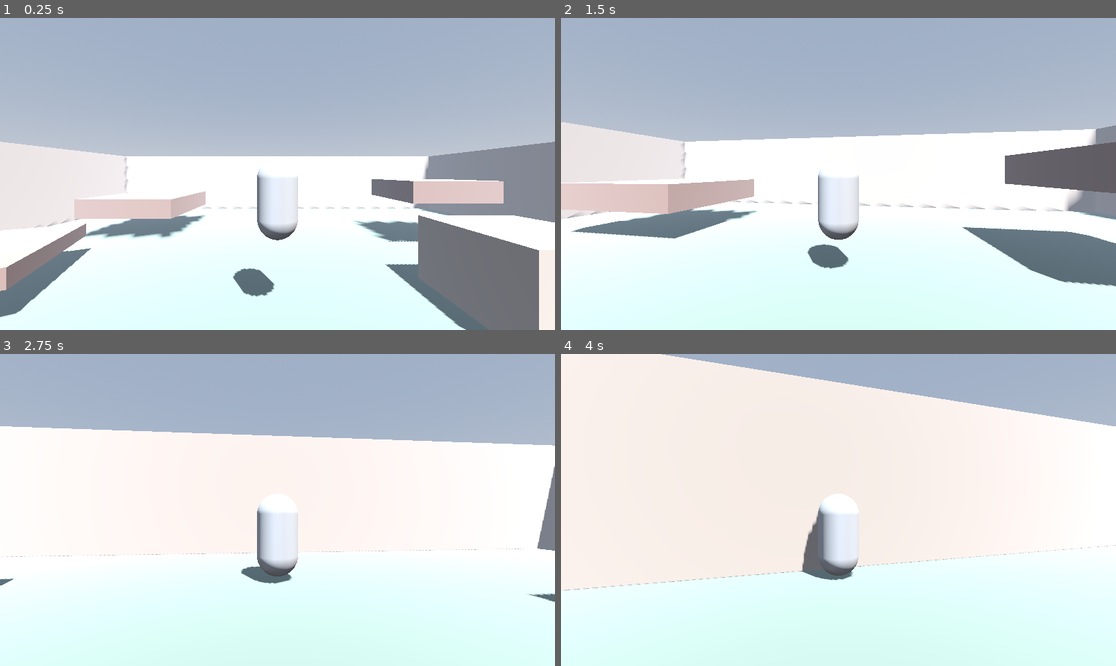
Above: before the commit, frames 1-4 (two rows, left to right).
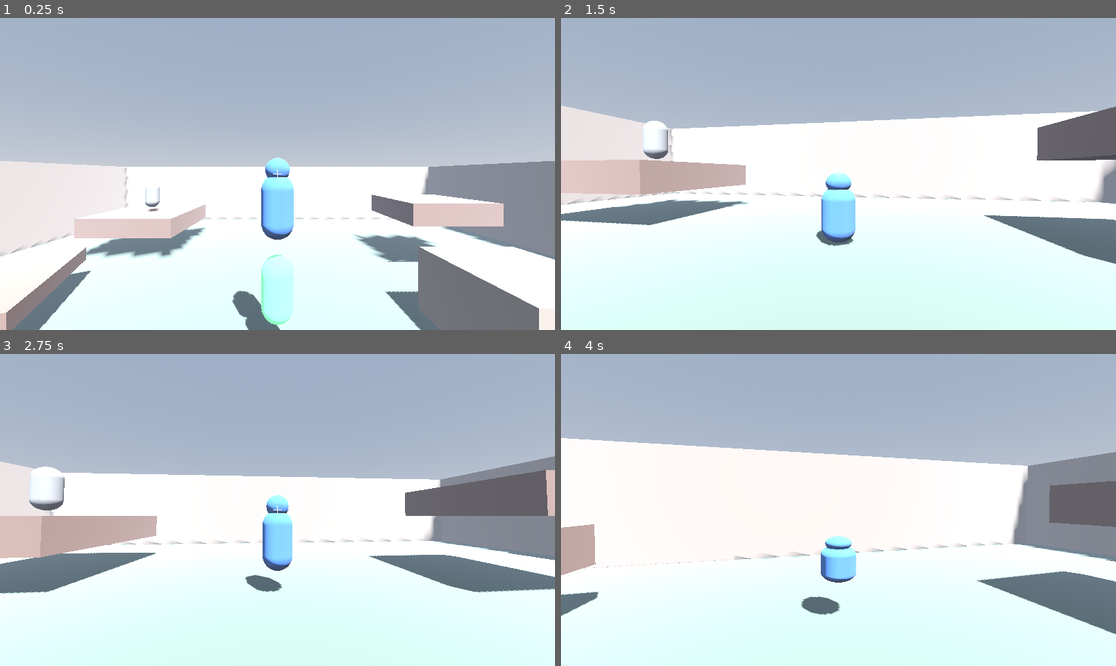
Above: after the commit, the same moments.

Repository: Texnobola/Drakonis-game
Game: Godot game, scene res://main.tscn
Same seed, same stepped clock (60 frames per second), same inputs: the game is played once before the commit and once after it.
Inputs (mouse positions are in pixels of both pictures, inside the frame that each line leads up to):
- Up to frame 1 (0.25 s): no input
- Up to frame 2 (1.5 s): tap Enter (ui_accept) at 0.5, 0.77, 1.07 s; move the mouse to (866, 174) at 0.52 s; hold Ctrl (crouch, bound only after the commit) 0.53-1.28 s; hold Up (ui_up) from 0.53 s (still down); tap E (air_dash, bound only after the commit) at 0.6 s; move the mouse to (810, 174) at 1.27 s; tap Ctrl (crouch, bound only after the commit) at 1.35 s
- Up to frame 3 (2.75 s): keep holding Up (ui_up); tap Enter (ui_accept) at 1.52, 1.82, 2.3 s; tap Shift (sprint, bound only after the commit) at 1.55 s; move the mouse to (288, 503) at 2.02 s; hold Shift (sprint, bound only after the commit) from 2.03 s (still down)
- Up to frame 4 (4 s): keep holding Up (ui_up); move the mouse to (832, 516) at 2.77 s; release Shift (sprint, bound only after the commit) at 2.78 s; tap Enter (ui_accept) at 2.85, 3.02, 3.32, 3.77 s; tap E (air_dash, bound only after the commit) at 3.05, 3.6 s; move the mouse to (877, 513) at 3.52 s; hold Ctrl (crouch, bound only after the commit) from 3.53 s (still down)

The runs differ from the first frame. In frame 1, 24% of the frame differs, in the area x 0-100%, y 39-100%; in frame 2, 20%; in frame 3, 28%; in frame 4, 34%, in the area x 0-100%, y 0-90%.

Commit message:
features added

Diff:
--- /dev/null
+++ b/checkpoint.gd
@@ -0,0 +1,30 @@
+extends Area3D
+
+@export var checkpoint_id: int = 0
+@onready var mesh = $MeshInstance3D
+@onready var particles = $GPUParticles3D
+
+var is_activated = false
+
+func _ready():
+	body_entered.connect(_on_body_entered)
+	if mesh and mesh.get_surface_override_material(0):
+		mesh.get_surface_override_material(0).albedo_color = Color(0.5, 0.5, 0.5)
+
+func _on_body_entered(body):
+	if body.is_in_group("player") and not is_activated:
+		activate()
+		CheckpointManager.set_checkpoint(global_position, checkpoint_id)
+
+func activate():
+	is_activated = true
+	if mesh:
+		var material = StandardMaterial3D.new()
+		material.albedo_color = Color(0.2, 1.0, 0.3)
+		material.emission_enabled = true
+		material.emission = Color(0.2, 1.0, 0.3)
+		material.emission_energy_multiplier = 2.0
+		mesh.set_surface_override_material(0, material)
+
+	if particles:
+		particles.emitting = true
--- /dev/null
+++ b/checkpoint_manager.gd
@@ -0,0 +1,18 @@
+extends Node
+
+var current_checkpoint_position: Vector3 = Vector3(0, 3, 0)
+var current_checkpoint_id: int = -1
+
+func set_checkpoint(position: Vector3, id: int):
+	current_checkpoint_position = position
+	current_checkpoint_id = id
+	print("Checkpoint activated at: ", position)
+
+func get_checkpoint_position() -> Vector3:
+	return current_checkpoint_position
+
+func respawn_player(player: CharacterBody3D):
+	if player:
+		player.global_position = current_checkpoint_position
+		player.velocity = Vector3.ZERO
+		print("Player respawned at checkpoint")
--- /dev/null
+++ b/footstep_audio.gd
@@ -0,0 +1,42 @@
+extends AudioStreamPlayer3D
+
+func _ready():
+	# Create a simple footstep sound using AudioStreamWAV
+	var sample_rate = 22050
+	var duration = 0.15
+	var samples = int(sample_rate * duration)
+	var data = PackedVector2Array()
+
+	# Generate a louder thump sound with more bass
+	for i in range(samples):
+		var t = float(i) / float(sample_rate)
+		var frequency = 80.0
+		var envelope = 1.0 - (float(i) / float(samples))
+		# Much louder - increased from 0.5 to 0.95
+		var value = sin(t * frequency * TAU) * envelope * 0.95
+		# Add some noise for more realistic sound
+		value += (randf() - 0.5) * 0.3 * envelope
+		data.append(Vector2(value, value))
+
+	var audio_stream = AudioStreamWAV.new()
+	audio_stream.format = AudioStreamWAV.FORMAT_16_BITS
+	audio_stream.mix_rate = sample_rate
+	audio_stream.stereo = true
+
+	# Convert Vector2Array to byte array
+	var byte_array = PackedByteArray()
+	for sample in data:
+		var left = int(clamp(sample.x * 32767, -32768, 32767))
+		var right = int(clamp(sample.y * 32767, -32768, 32767))
+		byte_array.append_array(PackedByteArray([left & 0xFF, (left >> 8) & 0xFF]))
+		byte_array.append_array(PackedByteArray([right & 0xFF, (right >> 8) & 0xFF]))
+
+	audio_stream.data = byte_array
+	stream = audio_stream
+	volume_db = 3.0  # Balanced volume
+	max_distance = 50.0
+	unit_size = 1.0
+
+func play_footstep():
+	pitch_scale = randf_range(0.85, 1.15)
+	play()
--- a/main.tscn
+++ b/main.tscn
@@ -1,11 +1,24 @@
-[gd_scene load_steps=11 format=3 uid="uid://c8yv3qm2xh4wf"]
+[gd_scene load_steps=19 format=3 uid="uid://c8yv3qm2xh4wf"]
 
 [ext_resource type="Script" path="res://player.gd" id="1_x5k3m"]
 [ext_resource type="Script" path="res://crosshair.gd" id="2_cross"]
-
-[sub_resource type="CapsuleMesh" id="CapsuleMesh_player"]
+[ext_resource type="Script" path="res://checkpoint.gd" id="3_check"]
+[ext_resource type="Script" path="res://footstep_audio.gd" id="4_audio"]
 
 [sub_resource type="CapsuleShape3D" id="CapsuleShape3D_player"]
+radius = 0.4
+height = 2.0
+
+[sub_resource type="StandardMaterial3D" id="StandardMaterial3D_player_body"]
+albedo_color = Color(0.3, 0.5, 0.8, 1)
+
+[sub_resource type="CapsuleMesh" id="CapsuleMesh_body"]
+radius = 0.4
+height = 1.6
+
+[sub_resource type="SphereMesh" id="SphereMesh_head"]
+radius = 0.3
+height = 0.6
 
 [sub_resource type="ProceduralSkyMaterial" id="ProceduralSkyMaterial_sky"]
 sky_top_color = Color(0.385, 0.454, 0.55, 1)
@@ -39,6 +52,27 @@
 [sub_resource type="StandardMaterial3D" id="StandardMaterial3D_platform"]
 albedo_color = Color(0.5, 0.4, 0.35, 1)
 
+[sub_resource type="BoxShape3D" id="BoxShape3D_checkpoint"]
+size = Vector3(2, 3, 2)
+
+[sub_resource type="StandardMaterial3D" id="StandardMaterial3D_dash_particle"]
+transparency = 1
+albedo_color = Color(0.3, 0.7, 1, 1)
+emission_enabled = true
+emission = Color(0.5, 0.8, 1, 1)
+emission_energy_multiplier = 3.0
+
+[sub_resource type="ParticleProcessMaterial" id="ParticleProcessMaterial_dash"]
+emission_shape = 1
+emission_sphere_radius = 0.3
+direction = Vector3(0, 0, -1)
+spread = 25.0
+initial_velocity_min = 3.0
+initial_velocity_max = 6.0
+gravity = Vector3(0, -1, 0)
+scale_min = 0.2
+scale_max = 0.5
+
 [node name="Main" type="Node3D"]
 
 [node name="WorldEnvironment" type="WorldEnvironment" parent="."]
@@ -51,18 +85,28 @@
 shadow_bias = 0.05
 directional_shadow_mode = 1
 
-[node name="Player" type="CharacterBody3D" parent="."]
+[node name="Player" type="CharacterBody3D" parent="." groups=["player"]]
 transform = Transform3D(1, 0, 0, 0, 1, 0, 0, 0, 1, 0, 3, 0)
 script = ExtResource("1_x5k3m")
 
-[node name="MeshInstance3D" type="MeshInstance3D" parent="Player"]
-mesh = SubResource("CapsuleMesh_player")
-
 [node name="CollisionShape3D" type="CollisionShape3D" parent="Player"]
+transform = Transform3D(1, 0, 0, 0, 1, 0, 0, 0, 1, 0, 1, 0)
 shape = SubResource("CapsuleShape3D_player")
 
+[node name="MeshInstance3D" type="Node3D" parent="Player"]
+
+[node name="Body" type="MeshInstance3D" parent="Player/MeshInstance3D"]
+transform = Transform3D(1, 0, 0, 0, 1, 0, 0, 0, 1, 0, 0.8, 0)
+mesh = SubResource("CapsuleMesh_body")
+surface_material_override/0 = SubResource("StandardMaterial3D_player_body")
+
+[node name="Head" type="MeshInstance3D" parent="Player/MeshInstance3D"]
+transform = Transform3D(1, 0, 0, 0, 1, 0, 0, 0, 1, 0, 1.7, 0)
+mesh = SubResource("SphereMesh_head")
+surface_material_override/0 = SubResource("StandardMaterial3D_player_body")
+
 [node name="CameraPivot" type="Node3D" parent="Player"]
-transform = Transform3D(1, 0, 0, 0, 1, 0, 0, 0, 1, 0, 0.6, 0)
+transform = Transform3D(1, 0, 0, 0, 1, 0, 0, 0, 1, 0, 1.6, 0)
 
 [node name="SpringArm3D" type="SpringArm3D" parent="Player/CameraPivot"]
 spring_length = 5.0
@@ -71,6 +115,25 @@
 [node name="Camera3D" type="Camera3D" parent="Player/CameraPivot/SpringArm3D"]
 fov = 75.0
 
+[node name="FootstepTimer" type="Timer" parent="Player"]
+wait_time = 0.5
+one_shot = true
+
+[node name="AudioStreamPlayer3D" type="AudioStreamPlayer3D" parent="Player"]
+volume_db = 3.0
+max_distance = 50.0
+script = ExtResource("4_audio")
+
+[node name="DashParticles" type="GPUParticles3D" parent="Player"]
+emitting = false
+amount = 40
+lifetime = 0.5
+one_shot = true
+explosiveness = 1.0
+local_coords = false
+process_material = SubResource("ParticleProcessMaterial_dash")
+draw_pass_1 = SubResource("CapsuleMesh_body")
+
 [node name="Level" type="Node3D" parent="."]
 
 [node name="Floor" type="CSGBox3D" parent="Level"]
@@ -150,6 +213,77 @@
 use_collision = true
 size = Vector3(3, 0.5, 3)
 material = SubResource("StandardMaterial3D_platform")
+
+[node name="DeathZone" type="Area3D" parent="Level"]
+transform = Transform3D(1, 0, 0, 0, 1, 0, 0, 0, 1, 0, -10, 0)
+
+[node name="CollisionShape3D" type="CollisionShape3D" parent="Level/DeathZone"]
+shape = SubResource("BoxShape3D_checkpoint")
+
+[node name="Checkpoints" type="Node3D" parent="."]
+
+[node name="Checkpoint1" type="Area3D" parent="Checkpoints"]
+transform = Transform3D(1, 0, 0, 0, 1, 0, 0, 0, 1, 0, 0.5, 0)
+script = ExtResource("3_check")
+checkpoint_id = 1
+
+[node name="MeshInstance3D" type="MeshInstance3D" parent="Checkpoints/Checkpoint1"]
+transform = Transform3D(1, 0, 0, 0, 1, 0, 0, 0, 1, 0, 1, 0)
+mesh = SubResource("CapsuleMesh_body")
+
+[node name="CollisionShape3D" type="CollisionShape3D" parent="Checkpoints/Checkpoint1"]
+transform = Transform3D(1, 0, 0, 0, 1, 0, 0, 0, 1, 0, 1, 0)
+shape = SubResource("BoxShape3D_checkpoint")
+
+[node name="GPUParticles3D" type="GPUParticles3D" parent="Checkpoints/Checkpoint1"]
+transform = Transform3D(1, 0, 0, 0, 1, 0, 0, 0, 1, 0, 1, 0)
+emitting = false
+amount = 20
+lifetime = 0.5
+one_shot = true
+explosiveness = 0.8
+
+[node name="Checkpoint2" type="Area3D" parent="Checkpoints"]
+transform = Transform3D(1, 0, 0, 0, 1, 0, 0, 0, 1, -8, 2, -8)
+script = ExtResource("3_check")
+checkpoint_id = 2
+
+[node name="MeshInstance3D" type="MeshInstance3D" parent="Checkpoints/Checkpoint2"]
+transform = Transform3D(1, 0, 0, 0, 1, 0, 0, 0, 1, 0, 1, 0)
+mesh = SubResource("CapsuleMesh_body")
+
+[node name="CollisionShape3D" type="CollisionShape3D" parent="Checkpoints/Checkpoint2"]
+transform = Transform3D(1, 0, 0, 0, 1, 0, 0, 0, 1, 0, 1, 0)
+shape = SubResource("BoxShape3D_checkpoint")
+
+[node name="GPUParticles3D" type="GPUParticles3D" parent="Checkpoints/Checkpoint2"]
+transform = Transform3D(1, 0, 0, 0, 1, 0, 0, 0, 1, 0, 1, 0)
+emitting = false
+amount = 20
+lifetime = 0.5
+one_shot = true
+explosiveness = 0.8
+
+[node name="Checkpoint3" type="Area3D" parent="Checkpoints"]
+transform = Transform3D(1, 0, 0, 0, 1, 0, 0, 0, 1, 0, 4, 8)
+script = ExtResource("3_check")
+checkpoint_id = 3
+
+[node name="MeshInstance3D" type="MeshInstance3D" parent="Checkpoints/Checkpoint3"]
+transform = Transform3D(1, 0, 0, 0, 1, 0, 0, 0, 1, 0, 1, 0)
+mesh = SubResource("CapsuleMesh_body")
+
+[node name="CollisionShape3D" type="CollisionShape3D" parent="Checkpoints/Checkpoint3"]
+transform = Transform3D(1, 0, 0, 0, 1, 0, 0, 0, 1, 0, 1, 0)
+shape = SubResource("BoxShape3D_checkpoint")
+
+[node name="GPUParticles3D" type="GPUParticles3D" parent="Checkpoints/Checkpoint3"]
+transform = Transform3D(1, 0, 0, 0, 1, 0, 0, 0, 1, 0, 1, 0)
+emitting = false
+amount = 20
+lifetime = 0.5
+one_shot = true
+explosiveness = 0.8
 
 [node name="UI" type="CanvasLayer" parent="."]
 
--- a/player.gd
+++ b/player.gd
@@ -1,19 +1,54 @@
 extends CharacterBody3D
 
-const SPEED = 5.0
+const WALK_SPEED = 5.0
+const SPRINT_SPEED = 8.0
+const CROUCH_SPEED = 2.5
 const JUMP_VELOCITY = 4.5
+const DOUBLE_JUMP_VELOCITY = 4.0
+const AIR_DASH_SPEED = 40.0
 const MOUSE_SENSITIVITY = 0.003
+const CROUCH_DEPTH = 0.5
+const CROUCH_SPEED_TRANSITION = 10.0
+const FOV_CHANGE = 5.0
 
 @onready var camera_pivot = $CameraPivot
 @onready var camera = $CameraPivot/SpringArm3D/Camera3D
 @onready var crosshair = get_node("/root/Main/UI/Crosshair")
+@onready var collision_shape = $CollisionShape3D
+@onready var mesh_instance = $MeshInstance3D
+@onready var footstep_timer = $FootstepTimer
+@onready var audio_player = $AudioStreamPlayer3D
+@onready var dash_particles = $DashParticles
 
 var camera_rotation_x = 0.0
+var current_speed = WALK_SPEED
+var is_crouching = false
+var has_double_jumped = false
+var has_air_dashed = false
+var default_fov = 75.0
+var target_fov = 75.0
+var standing_height = 2.0
+var crouching_height = 1.0
+var current_height = 2.0
+var last_position = Vector3.ZERO
+var footstep_distance = 0.0
+var footstep_threshold = 2.0
 
 func _ready():
 	Input.mouse_mode = Input.MOUSE_MODE_CAPTURED
 	if crosshair:
 		crosshair.visible = true
+	default_fov = camera.fov
+	last_position = global_position
+
+	if collision_shape and collision_shape.shape:
+		standing_height = collision_shape.shape.height
+		crouching_height = standing_height * 0.5
+		current_height = standing_height
+
+	var death_zone = get_node_or_null("/root/Main/Level/DeathZone")
+	if death_zone:
+		death_zone.body_entered.connect(_on_death_zone_entered)
 
 func _input(event):
 	if event is InputEventMouseMotion and Input.mouse_mode == Input.MOUSE_MODE_CAPTURED:
@@ -33,20 +68,132 @@
 				crosshair.visible = true
 
 func _physics_process(delta: float) -> void:
+	handle_crouch(delta)
+	handle_movement(delta)
+	handle_air_dash()
+	handle_fov(delta)
+	handle_footsteps()
+	move_and_slide()
+
+func handle_crouch(delta: float):
+	var target_height = standing_height
+	var was_crouching = is_crouching
+
+	if Input.is_action_pressed("crouch"):
+		is_crouching = true
+		target_height = crouching_height
+	else:
+		if is_crouching and not check_ceiling():
+			is_crouching = false
+		if is_crouching:
+			target_height = crouching_height
+
+	current_height = lerp(current_height, target_height, delta * CROUCH_SPEED_TRANSITION)
+
+	if collision_shape and collision_shape.shape:
+		collision_shape.shape.height = current_height
+		collision_shape.position.y = current_height / 2.0
+
+	if mesh_instance:
+		mesh_instance.scale.y = current_height / standing_height
+		mesh_instance.position.y = 0
+
+func check_ceiling() -> bool:
+	var space_state = get_world_3d().direct_space_state
+	var query = PhysicsRayQueryParameters3D.create(global_position, global_position + Vector3.UP * standing_height)
+	query.exclude = [self]
+	var result = space_state.intersect_ray(query)
+	return result.size() > 0
+
+func handle_movement(delta: float):
 	if not is_on_floor():
 		velocity += get_gravity() * delta
+	else:
+		has_double_jumped = false
+		has_air_dashed = false
 
-	if Input.is_action_just_pressed("ui_accept") and is_on_floor():
-		velocity.y = JUMP_VELOCITY
+	if Input.is_action_just_pressed("ui_accept"):
+		if is_on_floor():
+			velocity.y = JUMP_VELOCITY
+		elif not has_double_jumped:
+			velocity.y = DOUBLE_JUMP_VELOCITY
+			has_double_jumped = true
 
-	var input_dir := Input.get_vector("ui_left", "ui_right", "ui_up", "ui_down")
+	if is_crouching:
+		current_speed = CROUCH_SPEED
+		target_fov = default_fov - 5.0
+	elif Input.is_action_pressed("sprint") and not is_crouching:
+		current_speed = SPRINT_SPEED
+		target_fov = default_fov + FOV_CHANGE
+	else:
+		current_speed = WALK_SPEED
+		target_fov = default_fov
+
+	var input_dir := Input.get_vector("move_left", "move_right", "move_forward", "move_back")
 	var direction := (transform.basis * Vector3(input_dir.x, 0, input_dir.y)).normalized()
 
 	if direction:
-		velocity.x = direction.x * SPEED
-		velocity.z = direction.z * SPEED
+		velocity.x = direction.x * current_speed
+		velocity.z = direction.z * current_speed
 	else:
-		velocity.x = move_toward(velocity.x, 0, SPEED)
-		velocity.z = move_toward(velocity.z, 0, SPEED)
+		velocity.x = move_toward(velocity.x, 0, current_speed)
+		velocity.z = move_toward(velocity.z, 0, current_speed)
 
-	move_and_slide()
+func handle_air_dash():
+	if Input.is_action_just_pressed("air_dash") and not is_on_floor() and not has_air_dashed:
+		air_dash()
+
+func air_dash():
+	has_air_dashed = true
+	var input_dir := Input.get_vector("move_left", "move_right", "move_forward", "move_back")
+	var dash_direction := (transform.basis * Vector3(input_dir.x, 0, input_dir.y)).normalized()
+
+	if dash_direction == Vector3.ZERO:
+		dash_direction = -transform.basis.z
+
+	velocity.x = dash_direction.x * AIR_DASH_SPEED
+	velocity.z = dash_direction.z * AIR_DASH_SPEED
+	velocity.y = 0
+
+	# Visual effects - spawn particles behind the player
+	if dash_particles:
+		# Position particles at player center
+		dash_particles.global_position = global_position
+		# Rotate to emit backwards from dash direction
+		var look_at_pos = global_position + dash_direction
+		dash_particles.look_at(look_at_pos, Vector3.UP)
+		dash_particles.restart()
+		dash_particles.emitting = true
+
+func handle_fov(delta: float):
+	camera.fov = lerp(camera.fov, target_fov, delta * 8.0)
+
+func handle_footsteps():
+	if not is_on_floor():
+		return
+
+	var horizontal_velocity = Vector3(velocity.x, 0, velocity.z).length()
+	if horizontal_velocity < 0.1:
+		return
+
+	var distance_moved = global_position.distance_to(last_position)
+	footstep_distance += distance_moved
+	last_position = global_position
+
+	var step_threshold = footstep_threshold
+	if Input.is_action_pressed("sprint"):
+		step_threshold = footstep_threshold * 0.7
+	elif is_crouching:
+		step_threshold = footstep_threshold * 1.5
+
+	if footstep_distance >= step_threshold:
+		play_footstep()
+		footstep_distance = 0.0
+
+func play_footstep():
+	if audio_player:
+		audio_player.play_footstep()
+
+func _on_death_zone_entered(body):
+	if body == self:
+		CheckpointManager.respawn_player(self)
--- a/project.godot
+++ b/project.godot
@@ -15,6 +15,41 @@
 config/features=PackedStringArray("4.6", "Forward Plus")
 config/icon="res://icon.svg"
 
+[autoload]
+
+CheckpointManager="*res://checkpoint_manager.gd"
+
+[input]
+
+move_forward={
+"deadzone": 0.5,
+"events": [Object(InputEventKey,"resource_local_to_scene":false,"resource_name":"","device":-1,"window_id":0,"alt_pressed":false,"shift_pressed":false,"ctrl_pressed":false,"meta_pressed":false,"pressed":false,"keycode":0,"physical_keycode":87,"key_label":0,"unicode":119,"location":0,"echo":false,"script":null)]
+}
+move_back={
+"deadzone": 0.5,
+"events": [Object(InputEventKey,"resource_local_to_scene":false,"resource_name":"","device":-1,"window_id":0,"alt_pressed":false,"shift_pressed":false,"ctrl_pressed":false,"meta_pressed":false,"pressed":false,"keycode":0,"physical_keycode":83,"key_label":0,"unicode":115,"location":0,"echo":false,"script":null)]
+}
+move_left={
+"deadzone": 0.5,
+"events": [Object(InputEventKey,"resource_local_to_scene":false,"resource_name":"","device":-1,"window_id":0,"alt_pressed":false,"shift_pressed":false,"ctrl_pressed":false,"meta_pressed":false,"pressed":false,"keycode":0,"physical_keycode":65,"key_label":0,"unicode":97,"location":0,"echo":false,"script":null)]
+}
+move_right={
+"deadzone": 0.5,
+"events": [Object(InputEventKey,"resource_local_to_scene":false,"resource_name":"","device":-1,"window_id":0,"alt_pressed":false,"shift_pressed":false,"ctrl_pressed":false,"meta_pressed":false,"pressed":false,"keycode":0,"physical_keycode":68,"key_label":0,"unicode":100,"location":0,"echo":false,"script":null)]
+}
+sprint={
+"deadzone": 0.5,
+"events": [Object(InputEventKey,"resource_local_to_scene":false,"resource_name":"","device":-1,"window_id":0,"alt_pressed":false,"shift_pressed":false,"ctrl_pressed":false,"meta_pressed":false,"pressed":false,"keycode":0,"physical_keycode":4194325,"key_label":0,"unicode":0,"location":0,"echo":false,"script":null)]
+}
+crouch={
+"deadzone": 0.5,
+"events": [Object(InputEventKey,"resource_local_to_scene":false,"resource_name":"","device":-1,"window_id":0,"alt_pressed":false,"shift_pressed":false,"ctrl_pressed":false,"meta_pressed":false,"pressed":false,"keycode":0,"physical_keycode":4194326,"key_label":0,"unicode":0,"location":0,"echo":false,"script":null)]
+}
+air_dash={
+"deadzone": 0.5,
+"events": [Object(InputEventKey,"resource_local_to_scene":false,"resource_name":"","device":-1,"window_id":0,"alt_pressed":false,"shift_pressed":false,"ctrl_pressed":false,"meta_pressed":false,"pressed":false,"keycode":0,"physical_keycode":69,"key_label":0,"unicode":101,"location":0,"echo":false,"script":null)]
+}
+
 [physics]
 
 3d/physics_engine="Jolt Physics"
Not shown, added: checkpoint.gd.uid
Not shown, added: checkpoint_manager.gd.uid
Not shown, added: footstep_audio.gd.uid
Not shown, added: README.md
